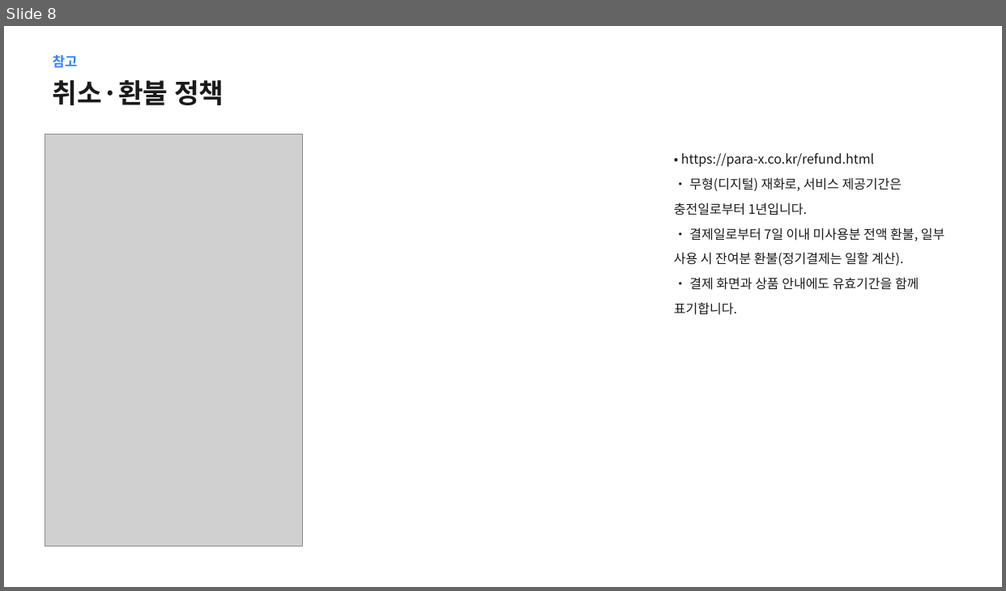
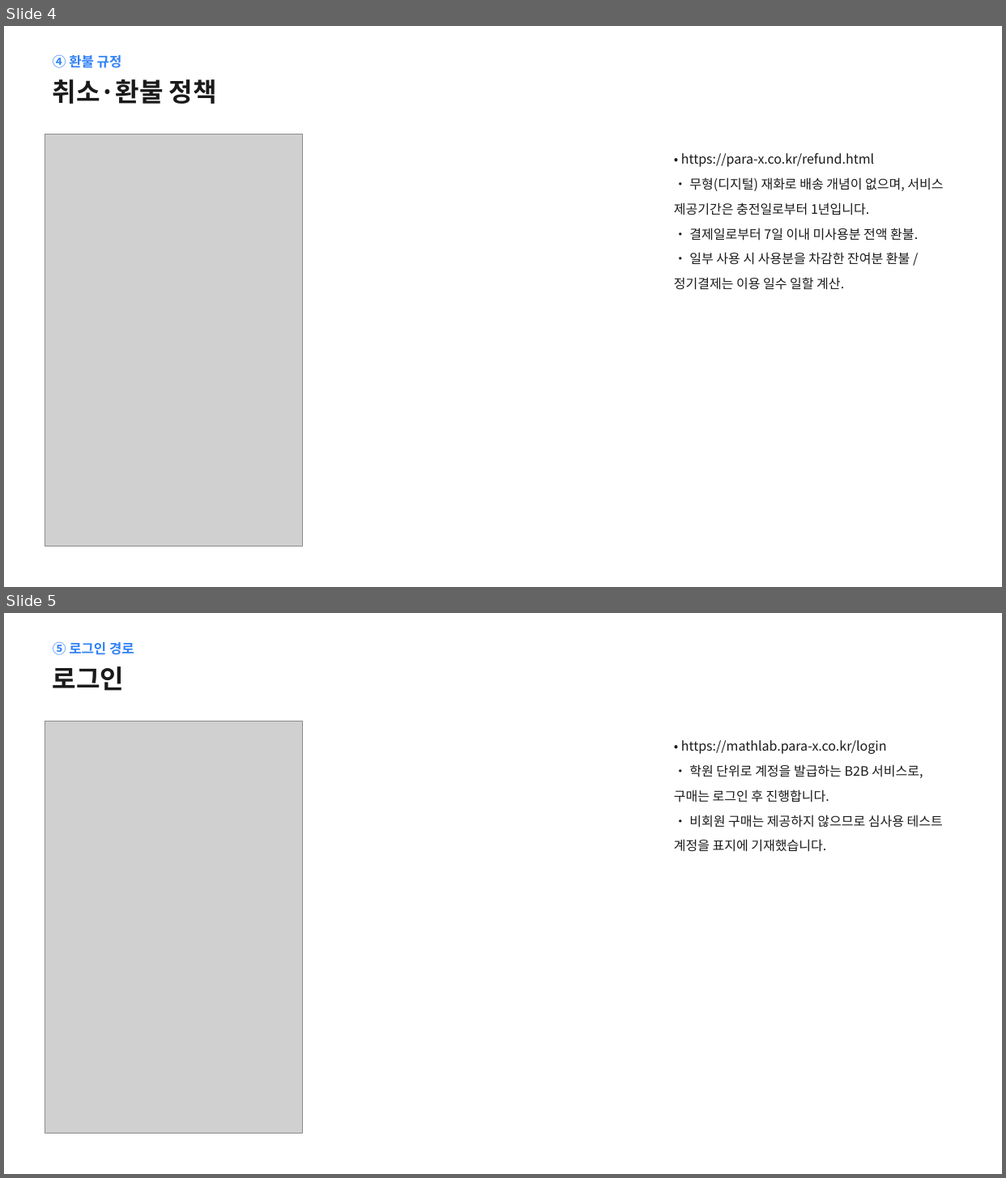
Before and after one commit to BIGSHOL/mathlab, a slide deck: docs/토스페이먼츠_결제경로_파라엑스.pptx. Shown one above the other, each under a label of ours: slide 8 before the commit, slides 4 and 5 after it. The pictures are 1006x591 and 1006x1178 pixels, drawn with LibreOffice and Linux fonts; fonts in the diff are those of the drawing; grey boxes stand for pictures. Boxes give left, top, right and bottom in pixels: in the first picture for what was removed or moved away, otherwise in the second. Text is boxed around its words. In the diff, an @@ line names an element or a change of style, - is before the commit and + after.

```diff
--- a/docs/토스페이먼츠_결제경로_파라엑스.pptx
+++ b/docs/토스페이먼츠_결제경로_파라엑스.pptx
@@ slide 5 added at <box>4,613,1002,1174</box>, background #FFFFFF @@
@@ text added at <box>53,642,134,655</box>, 13 pt, text #3182F6, bold @@
+⑤ 로그인 경로
@@ text added at <box>53,666,124,691</box>, 25 pt, text #1A1A1A, bold @@
+로그인
@@ picture added at <box>45,722,303,1133</box> @@
@@ text added at <box>674,740,943,852</box>, 12.5 pt, text #1A1A1A @@
+• https://mathlab.para-x.co.kr/login
+• 학원 단위로 계정을 발급하는 B2B 서비스로, 구매는 로그인 후 진행합니다.
+• 비회원 구매는 제공하지 않으므로 심사용 테스트 계정을 표지에 기재했습니다.
@@ what was slide 8 is now slide 4 @@
@@ slide 4 changed as well @@
@@ text "취소·환불 정책" at <box>53,79,217,104</box>: size 26 to 25 pt @@
@@ text at <box>53,55,122,68</box>: text changed @@
-참고
+④ 환불 규정
@@ text at <box>674,177,943,290</box>: text changed @@
-• 무형(디지털) 재화로, 서비스 제공기간은 충전일로부터 1년입니다.
-• 결제일로부터 7일 이내 미사용분 전액 환불, 일부 사용 시 잔여분 환불(정기결제는 일할 계산).
-• 결제 화면과 상품 안내에도 유효기간을 함께 표기합니다.
+• 무형(디지털) 재화로 배송 개념이 없으며, 서비스 제공기간은 충전일로부터 1년입니다.
+• 결제일로부터 7일 이내 미사용분 전액 환불.
+• 일부 사용 시 사용분을 차감한 잔여분 환불 / 정기결제는 이용 일수 일할 계산.
```
Also in this commit, not shown: 7 other slides changed, 5 other slides added, 1 other file.
